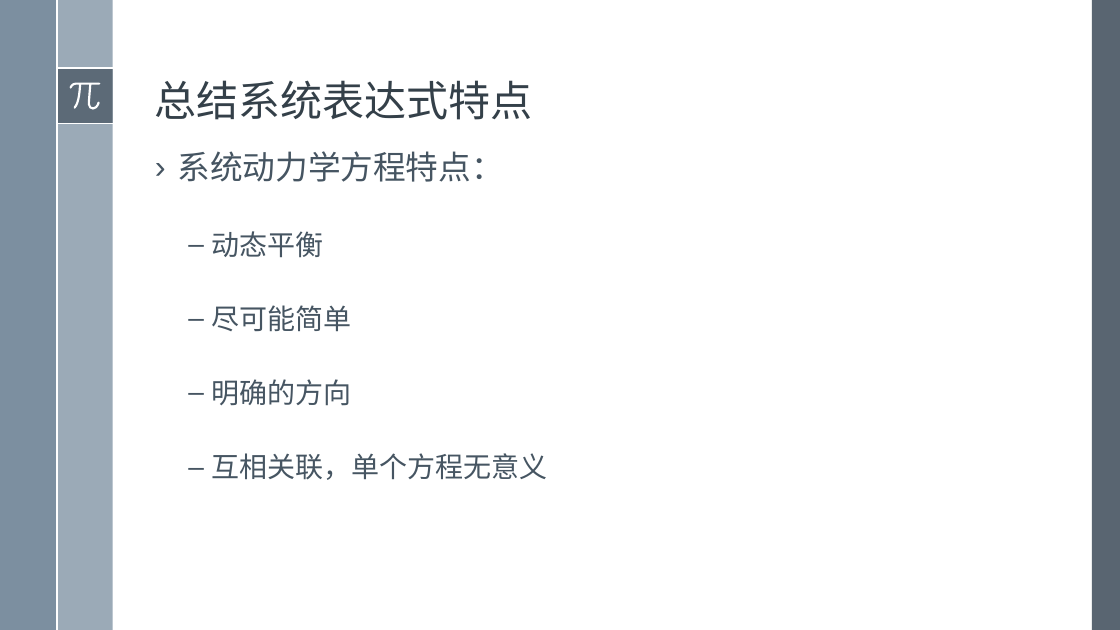
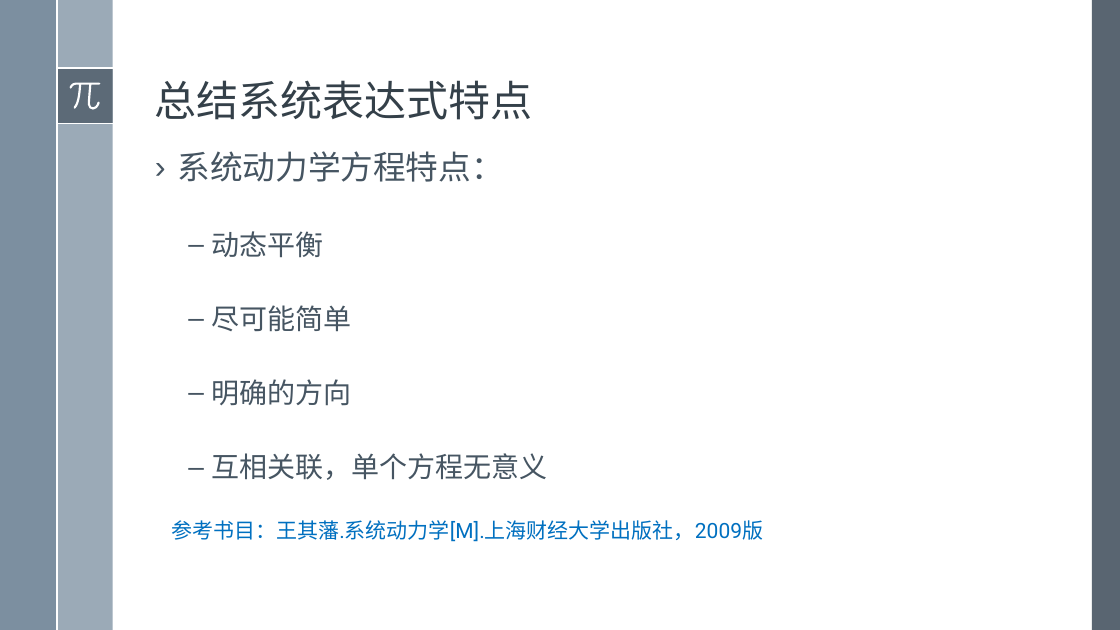
Before and after one commit to exoplanetX/SystemDynamics, a slide deck: slide 19 of 2019系统仿真-5-系统表达.pptx. Drawn at 1120x630 pixels with LibreOffice and Linux fonts; fonts in the diff are those of the drawing. Boxes give left, top, right and bottom in pixels: in the first picture for what was removed or moved away, otherwise in the second. Text is boxed around its words. In the diff, an @@ line names an element or a change of style, - is before the commit and + after.

```diff
--- a/2019系统仿真-5-系统表达.pptx
+++ b/2019系统仿真-5-系统表达.pptx
@@ text added at box(171, 520, 763, 542), 18 pt, text #0070C0 @@
+参考书目：王其藩.系统动力学[M].上海财经大学出版社，2009版
```
Also in this commit, not shown: 2 other slides changed.
